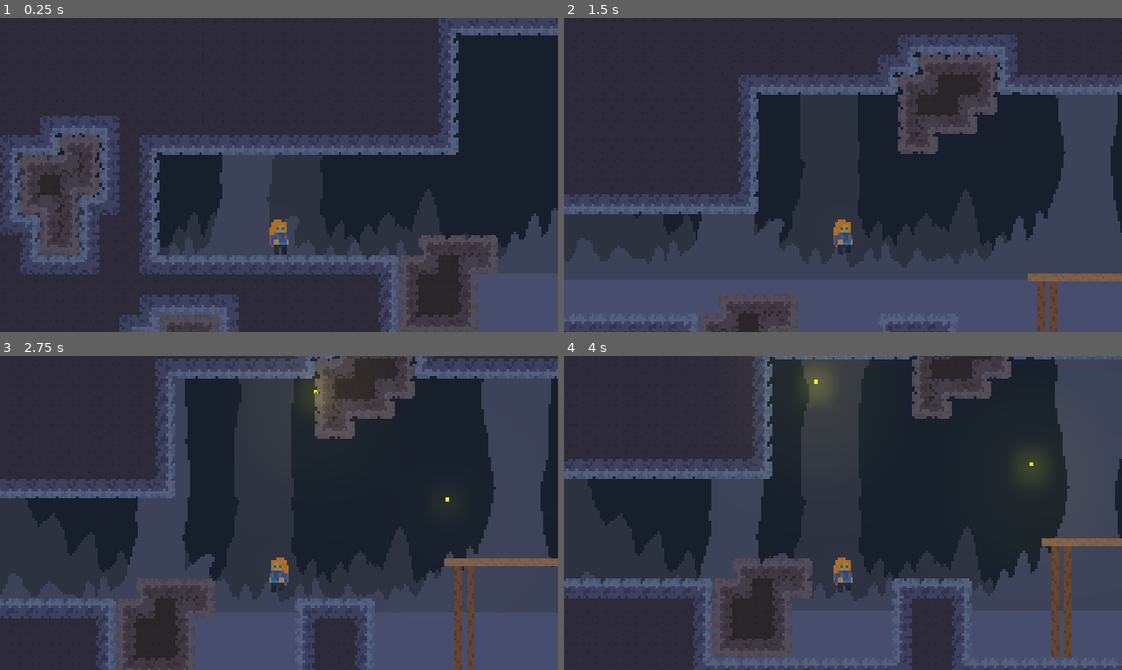
Above: before the commit, frames 1-4 (two rows, left to right).
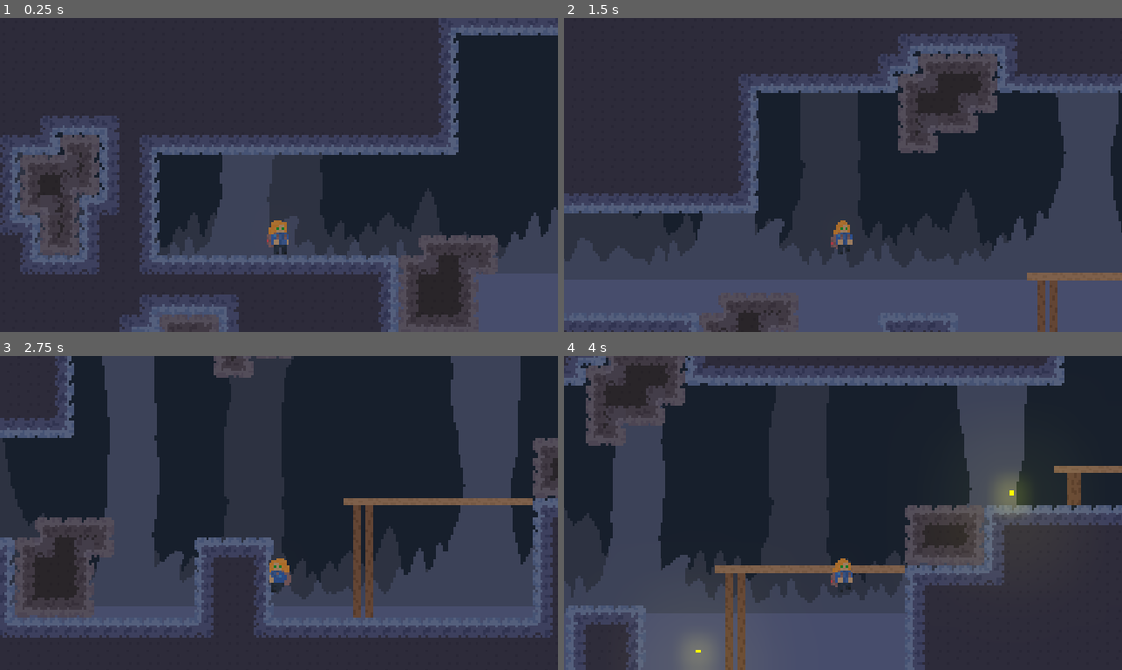
Above: after the commit, the same moments.

Repository: SleepingPhoenix1/Experimenting-with-movement
Game: Godot game, scene res://scenes/test_level.tscn
Same seed, same stepped clock (60 frames per second), same inputs: the game is played once before the commit and once after it. The engine's default icon, where the game draws it, is replaced by a stand-in: a white triangle on a blue panel in a dark square.
Inputs:
- Up to frame 1 (0.25 s): no input
- Up to frame 2 (1.5 s): tap Enter at 0.5 s; hold Ctrl (climb) 0.53-1.28 s; hold Right (ui_right) from 0.53 s (still down); tap Space (ui_jump) at 0.77, 0.8, 1.07, 1.35 s
- Up to frame 3 (2.75 s): tap Space (ui_jump) at 1.52, 1.82, 2.3 s; tap Ctrl (climb) at 1.55 s; release Right (ui_right) at 2.03 s; hold Left (ui_left) from 2.03 s (still down); hold Ctrl (climb) from 2.03 s (still down)
- Up to frame 4 (4 s): release Left (ui_left) at 2.78 s; release Ctrl (climb) at 2.78 s; hold Right (ui_right) from 2.78 s (still down); tap Ctrl (climb) at 2.85 s; tap Space (ui_jump) at 3.02, 3.32, 3.6, 3.77 s

The runs differ from the first frame. In frame 1, 0.8% of the frame differs, in the area x 0-100%, y 2-100%; in frame 2, 2.0%; in frame 3, 42%; in frame 4, 53%, in the area x 0-100%, y 0-100%.

Commit message:
animations

Diff:
--- a/player_shader.tres
+++ b/player_shader.tres
@@ -75,7 +75,6 @@
 
 }
 "
-graph_offset = Vector2( -177, 77.375 )
 mode = 1
 flags/light_only = false
 nodes/fragment/0/position = Vector2( 940, 220 )
@@ -86,10 +85,10 @@
 nodes/fragment/8/node = SubResource( 8 )
 nodes/fragment/8/position = Vector2( 720, 400 )
 nodes/fragment/9/node = SubResource( 10 )
-nodes/fragment/9/position = Vector2( 228, 218.375 )
+nodes/fragment/9/position = Vector2( 520, 260 )
 nodes/fragment/10/node = SubResource( 11 )
-nodes/fragment/10/position = Vector2( 480, 200 )
-nodes/fragment/connections = PoolIntArray( 7, 0, 6, 0, 6, 1, 0, 1, 6, 0, 8, 0, 8, 0, 0, 0, 6, 0, 8, 4, 6, 0, 8, 5, 9, 0, 8, 1, 10, 0, 8, 3 )
+nodes/fragment/10/position = Vector2( 500, 600 )
+nodes/fragment/connections = PoolIntArray( 6, 1, 0, 1, 6, 0, 8, 0, 8, 0, 0, 0, 6, 0, 8, 4, 6, 0, 8, 5, 9, 0, 8, 1, 10, 0, 8, 3, 7, 0, 6, 0 )
 
 [resource]
 shader = SubResource( 9 )
--- a/project.godot
+++ b/project.godot
@@ -138,4 +138,5 @@
 
 [rendering]
 
+2d/snapping/use_gpu_pixel_snap=true
 environment/default_environment="res://default_env.tres"
--- a/scenes/player.tscn
+++ b/scenes/player.tscn
@@ -1,11 +1,11 @@
-[gd_scene load_steps=11 format=2]
+[gd_scene load_steps=15 format=2]
 
 [ext_resource path="res://icon.png" type="Texture" id=1]
 [ext_resource path="res://scripts/player.gd" type="Script" id=2]
 [ext_resource path="res://sprites/character_Sprite-Sheet.png" type="Texture" id=3]
 
 [sub_resource type="RectangleShape2D" id=1]
-extents = Vector2( 3.9, 7 )
+extents = Vector2( 2.5, 7 )
 
 [sub_resource type="Animation" id=2]
 length = 0.001
@@ -22,38 +22,21 @@
 "values": [ 0 ]
 }
 
-[sub_resource type="Animation" id=5]
+[sub_resource type="Animation" id=8]
 resource_name = "fall"
-length = 0.1
-loop = true
-tracks/0/type = "value"
-tracks/0/path = NodePath("CharacterSprite-Sheet:frame")
-tracks/0/interp = 1
-tracks/0/loop_wrap = true
-tracks/0/imported = false
-tracks/0/enabled = true
-tracks/0/keys = {
-"times": PoolRealArray( 0 ),
-"transitions": PoolRealArray( 1 ),
-"update": 1,
-"values": [ 14 ]
-}
-
-[sub_resource type="Animation" id=6]
-resource_name = "fall_start"
-length = 0.3
-loop = true
-tracks/0/type = "value"
-tracks/0/path = NodePath("CharacterSprite-Sheet:frame")
-tracks/0/interp = 1
-tracks/0/loop_wrap = true
-tracks/0/imported = false
-tracks/0/enabled = true
-tracks/0/keys = {
-"times": PoolRealArray( 0 ),
-"transitions": PoolRealArray( 1 ),
-"update": 1,
-"values": [ 13 ]
+length = 10000.0
+step = 0.01
+tracks/0/type = "value"
+tracks/0/path = NodePath("CharacterSprite-Sheet:frame")
+tracks/0/interp = 1
+tracks/0/loop_wrap = true
+tracks/0/imported = false
+tracks/0/enabled = true
+tracks/0/keys = {
+"times": PoolRealArray( 0, 0.09, 0.17 ),
+"transitions": PoolRealArray( 1, 1, 1 ),
+"update": 1,
+"values": [ 13, 14, 15 ]
 }
 
 [sub_resource type="Animation" id=3]
@@ -90,22 +73,150 @@
 "values": [ 12 ]
 }
 
+[sub_resource type="Animation" id=13]
+resource_name = "on_wall"
+length = 0.1
+loop = true
+tracks/0/type = "value"
+tracks/0/path = NodePath("CharacterSprite-Sheet:frame")
+tracks/0/interp = 1
+tracks/0/loop_wrap = true
+tracks/0/imported = false
+tracks/0/enabled = true
+tracks/0/keys = {
+"times": PoolRealArray( 0 ),
+"transitions": PoolRealArray( 1 ),
+"update": 1,
+"values": [ 24 ]
+}
+
 [sub_resource type="Animation" id=4]
 resource_name = "walk"
-length = 0.8
-loop = true
-step = 0.05
-tracks/0/type = "value"
-tracks/0/path = NodePath("CharacterSprite-Sheet:frame")
-tracks/0/interp = 1
-tracks/0/loop_wrap = true
-tracks/0/imported = false
-tracks/0/enabled = true
-tracks/0/keys = {
-"times": PoolRealArray( 0, 0.1, 0.2, 0.3, 0.4, 0.5, 0.6, 0.7 ),
+length = 0.48
+loop = true
+step = 0.01
+tracks/0/type = "value"
+tracks/0/path = NodePath("CharacterSprite-Sheet:frame")
+tracks/0/interp = 1
+tracks/0/loop_wrap = true
+tracks/0/imported = false
+tracks/0/enabled = true
+tracks/0/keys = {
+"times": PoolRealArray( 0, 0.06, 0.12, 0.18, 0.24, 0.3, 0.36, 0.42 ),
 "transitions": PoolRealArray( 1, 1, 1, 1, 1, 1, 1, 1 ),
 "update": 1,
 "values": [ 4, 5, 6, 7, 8, 9, 10, 11 ]
+}
+
+[sub_resource type="Animation" id=9]
+length = 0.001
+tracks/0/type = "value"
+tracks/0/path = NodePath("CharacterSprite-Sheet:scale")
+tracks/0/interp = 1
+tracks/0/loop_wrap = true
+tracks/0/imported = false
+tracks/0/enabled = true
+tracks/0/keys = {
+"times": PoolRealArray( 0 ),
+"transitions": PoolRealArray( 1 ),
+"update": 0,
+"values": [ Vector2( 1, 1 ) ]
+}
+tracks/1/type = "value"
+tracks/1/path = NodePath("CharacterSprite-Sheet:position")
+tracks/1/interp = 1
+tracks/1/loop_wrap = true
+tracks/1/imported = false
+tracks/1/enabled = true
+tracks/1/keys = {
+"times": PoolRealArray( 0 ),
+"transitions": PoolRealArray( 1 ),
+"update": 0,
+"values": [ Vector2( 0, -8 ) ]
+}
+
+[sub_resource type="Animation" id=10]
+resource_name = "fall"
+tracks/0/type = "value"
+tracks/0/path = NodePath("CharacterSprite-Sheet:position")
+tracks/0/interp = 1
+tracks/0/loop_wrap = true
+tracks/0/imported = false
+tracks/0/enabled = true
+tracks/0/keys = {
+"times": PoolRealArray( 0, 1 ),
+"transitions": PoolRealArray( 1, 1 ),
+"update": 0,
+"values": [ Vector2( 0, -8 ), Vector2( 0, -8 ) ]
+}
+tracks/1/type = "value"
+tracks/1/path = NodePath("CharacterSprite-Sheet:scale")
+tracks/1/interp = 1
+tracks/1/loop_wrap = true
+tracks/1/imported = false
+tracks/1/enabled = true
+tracks/1/keys = {
+"times": PoolRealArray( 0, 1 ),
+"transitions": PoolRealArray( 1, 1 ),
+"update": 0,
+"values": [ Vector2( 1, 1 ), Vector2( 0.7, 1 ) ]
+}
+
+[sub_resource type="Animation" id=11]
+resource_name = "jump"
+length = 10.0
+loop = true
+step = 0.01
+tracks/0/type = "value"
+tracks/0/path = NodePath("CharacterSprite-Sheet:scale")
+tracks/0/interp = 1
+tracks/0/loop_wrap = true
+tracks/0/imported = false
+tracks/0/enabled = true
+tracks/0/keys = {
+"times": PoolRealArray( 0, 0.2 ),
+"transitions": PoolRealArray( 1, 1 ),
+"update": 0,
+"values": [ Vector2( 1, 1 ), Vector2( 0.9, 1 ) ]
+}
+tracks/1/type = "value"
+tracks/1/path = NodePath("CharacterSprite-Sheet:position")
+tracks/1/interp = 1
+tracks/1/loop_wrap = true
+tracks/1/imported = false
+tracks/1/enabled = true
+tracks/1/keys = {
+"times": PoolRealArray( 0, 0.2 ),
+"transitions": PoolRealArray( 1, 1 ),
+"update": 0,
+"values": [ Vector2( 0, -8 ), Vector2( 0, -8 ) ]
+}
+
+[sub_resource type="Animation" id=12]
+resource_name = "land"
+tracks/0/type = "value"
+tracks/0/path = NodePath("CharacterSprite-Sheet:scale")
+tracks/0/interp = 1
+tracks/0/loop_wrap = true
+tracks/0/imported = false
+tracks/0/enabled = true
+tracks/0/keys = {
+"times": PoolRealArray( 0, 0.1 ),
+"transitions": PoolRealArray( 1, 1 ),
+"update": 0,
+"values": [ Vector2( 1, 0.8 ), Vector2( 1, 1 ) ]
+}
+tracks/1/type = "value"
+tracks/1/path = NodePath("CharacterSprite-Sheet:position")
+tracks/1/interp = 1
+tracks/1/loop_wrap = true
+tracks/1/imported = false
+tracks/1/enabled = true
+tracks/1/keys = {
+"times": PoolRealArray( 0, 0.1 ),
+"transitions": PoolRealArray( 1, 1 ),
+"update": 0,
+"values": [ Vector2( 0, -6.5 ), Vector2( 0, -8 ) ]
 }
 
 [node name="KinematicBody2D" type="KinematicBody2D"]
@@ -129,25 +240,25 @@
 texture = ExtResource( 1 )
 
 [node name="CollisionShape2D" type="CollisionShape2D" parent="."]
-position = Vector2( 0, -7 )
+position = Vector2( 0.5, -7 )
 shape = SubResource( 1 )
 
 [node name="CharacterSprite-Sheet" type="Sprite" parent="."]
 position = Vector2( 0, -8 )
 texture = ExtResource( 3 )
 hframes = 8
-vframes = 2
+vframes = 4
 
 [node name="WallRaycastsRight" type="Node2D" parent="."]
 
 [node name="RayCast2D" type="RayCast2D" parent="WallRaycastsRight"]
-position = Vector2( 3.9, -14 )
+position = Vector2( 3, -13 )
 enabled = true
 cast_to = Vector2( 2, 0 )
 collision_mask = 256
 
 [node name="RayCast2D2" type="RayCast2D" parent="WallRaycastsRight"]
-position = Vector2( 3.9, -1 )
+position = Vector2( 3, -1.001 )
 enabled = true
 cast_to = Vector2( 2, 0 )
 collision_mask = 256
@@ -155,13 +266,13 @@
 [node name="WallRaycastsLeft" type="Node2D" parent="."]
 
 [node name="RayCast2D" type="RayCast2D" parent="WallRaycastsLeft"]
-position = Vector2( -3.9, -14 )
+position = Vector2( -2, -13 )
 enabled = true
 cast_to = Vector2( -2, 0 )
 collision_mask = 256
 
 [node name="RayCast2D2" type="RayCast2D" parent="WallRaycastsLeft"]
-position = Vector2( -3.9, -1 )
+position = Vector2( -2, -1.001 )
 enabled = true
 cast_to = Vector2( -2, 0 )
 collision_mask = 256
@@ -171,7 +282,7 @@
 one_shot = true
 
 [node name="wall_jump_timer" type="Timer" parent="."]
-wait_time = 0.1
+wait_time = 0.135
 one_shot = true
 
 [node name="jumpBuffer" type="RayCast2D" parent="."]
@@ -185,10 +296,16 @@
 
 [node name="AnimationPlayer" type="AnimationPlayer" parent="."]
 anims/RESET = SubResource( 2 )
-anims/fall = SubResource( 5 )
-anims/fall_start = SubResource( 6 )
+anims/fall = SubResource( 8 )
 anims/idle = SubResource( 3 )
 anims/jump = SubResource( 7 )
+anims/on_wall = SubResource( 13 )
 anims/walk = SubResource( 4 )
 
+[node name="Scale manager" type="AnimationPlayer" parent="."]
+anims/RESET = SubResource( 9 )
+anims/fall = SubResource( 10 )
+anims/jump = SubResource( 11 )
+anims/land = SubResource( 12 )
+
 [connection signal="timeout" from="wall_jump_timer" to="." method="_on_wall_jump_timer_timeout"]
--- a/scenes/test_level.tscn
+++ b/scenes/test_level.tscn
@@ -13,6 +13,46 @@
 glow_hdr_threshold = 0.25
 glow_high_quality = true
 
+[sub_resource type="Gradient" id=34]
+offsets = PoolRealArray( 0, 0.136646, 0.875776, 1 )
+colors = PoolColorArray( 0, 0, 0, 0, 1, 1, 1, 1, 1, 1, 1, 1, 1, 1, 1, 0 )
+
+[sub_resource type="GradientTexture" id=35]
+gradient = SubResource( 34 )
+
+[sub_resource type="ParticlesMaterial" id=33]
+emission_shape = 1
+emission_sphere_radius = 80.2
+flag_disable_z = true
+gravity = Vector3( 5, 1, 0 )
+initial_velocity = 10.0
+initial_velocity_random = 1.0
+orbit_velocity = 0.0
+orbit_velocity_random = 0.0
+scale = 1.5
+color_ramp = SubResource( 35 )
+
+[sub_resource type="ParticlesMaterial" id=85]
+emission_shape = 1
+emission_sphere_radius = 80.2
+flag_disable_z = true
+gravity = Vector3( -5, 1, 0 )
+initial_velocity = 10.0
+initial_velocity_random = 1.0
+orbit_velocity = 0.0
+orbit_velocity_random = 0.0
+scale = 1.5
+color_ramp = SubResource( 35 )
+
+[sub_resource type="ViewportTexture" id=86]
+viewport_path = NodePath("Particles/Viewport")
+
+[sub_resource type="ViewportTexture" id=87]
+viewport_path = NodePath("Particles/Viewport")
+
+[sub_resource type="ViewportTexture" id=88]
+viewport_path = NodePath("Particles/Viewport")
+
 [sub_resource type="OccluderPolygon2D" id=36]
 polygon = PoolVector2Array( 0, 0, 8, 0, 8, 8, 0, 8 )
 
@@ -236,7 +276,7 @@
 polygon = PoolVector2Array( 4, 0, 8, 0, 8, 4, 4, 4 )
 
 [sub_resource type="ConvexPolygonShape2D" id=31]
-points = PoolVector2Array( 0, 0, 4, 0, 4, 4, 0, 4 )
+points = PoolVector2Array( 4, 0, 8, 0, 8, 4, 4, 4 )
 
 [sub_resource type="TileSet" id=3]
 0/name = "tileset.png 0"
@@ -574,25 +614,6 @@
 } ]
 9/z_index = 0
 
-[sub_resource type="Gradient" id=34]
-offsets = PoolRealArray( 0, 0.136646, 0.875776, 1 )
-colors = PoolColorArray( 0, 0, 0, 0, 1, 1, 1, 1, 1, 1, 1, 1, 1, 1, 1, 0 )
-
-[sub_resource type="GradientTexture" id=35]
-gradient = SubResource( 34 )
-
-[sub_resource type="ParticlesMaterial" id=33]
-emission_shape = 1
-emission_sphere_radius = 111.57
-flag_disable_z = true
-gravity = Vector3( -10, 1, 0 )
-initial_velocity = 10.0
-initial_velocity_random = 1.0
-orbit_velocity = 0.0
-orbit_velocity_random = 0.0
-scale = 1.5
-color_ramp = SubResource( 35 )
-
 [node name="test_level" type="Node2D"]
 
 [node name="WorldEnvironment" type="WorldEnvironment" parent="."]
@@ -645,14 +666,56 @@
 region_enabled = true
 region_rect = Rect2( 0, 0, 640, 180 )
 
-[node name="KinematicBody2D" parent="." instance=ExtResource( 2 )]
-position = Vector2( -144, 136 )
-slower_fall_mult = 2
-
-[node name="Camera2D" type="Camera2D" parent="KinematicBody2D"]
-position = Vector2( 1.90735e-06, -32 )
-current = true
-zoom = Vector2( 0.7, 0.7 )
+[node name="Particles" type="Node2D" parent="."]
+
+[node name="Viewport" type="Viewport" parent="Particles"]
+size = Vector2( 320, 180 )
+own_world = true
+transparent_bg = true
+render_target_v_flip = true
+
+[node name="Particles2D" type="Particles2D" parent="Particles/Viewport"]
+modulate = Color( 41.04, 34.88, 0, 1 )
+self_modulate = Color( 0.117647, 0.117647, 0.117647, 1 )
+position = Vector2( 150, 80 )
+z_index = -1
+amount = 3
+lifetime = 5.0
+explosiveness = 0.23
+randomness = 1.0
+process_material = SubResource( 33 )
+
+[node name="Particles2D2" type="Particles2D" parent="Particles/Viewport"]
+modulate = Color( 41.04, 34.88, 0, 1 )
+self_modulate = Color( 0.117647, 0.117647, 0.117647, 1 )
+position = Vector2( 150, 80 )
+z_index = -1
+amount = 3
+lifetime = 5.0
+explosiveness = 0.23
+randomness = 1.0
+process_material = SubResource( 85 )
+
+[node name="TextureRect" type="TextureRect" parent="Particles"]
+margin_left = -168.0
+margin_top = 8.0
+margin_right = 152.0
+margin_bottom = 188.0
+texture = SubResource( 86 )
+
+[node name="TextureRect2" type="TextureRect" parent="Particles"]
+margin_left = 16.0
+margin_top = -40.0
+margin_right = 336.0
+margin_bottom = 140.0
+texture = SubResource( 87 )
+
+[node name="TextureRect3" type="TextureRect" parent="Particles"]
+margin_left = -160.0
+margin_top = -176.0
+margin_right = 160.0
+margin_bottom = 4.0
+texture = SubResource( 88 )
 
 [node name="TileMap" type="TileMap" parent="."]
 tile_set = SubResource( 3 )
@@ -669,52 +732,11 @@
 "_edit_lock_": true
 }
 
-[node name="Particles2D" type="Particles2D" parent="."]
-modulate = Color( 41.04, 34.88, 0, 1 )
-self_modulate = Color( 0.117647, 0.117647, 0.117647, 1 )
-position = Vector2( 104, 80 )
-z_index = -1
-amount = 5
-lifetime = 5.0
-explosiveness = 0.23
-process_material = SubResource( 33 )
-
-[node name="Particles2D2" type="Particles2D" parent="."]
-modulate = Color( 41.04, 34.88, 0, 1 )
-self_modulate = Color( 0.117647, 0.117647, 0.117647, 1 )
-position = Vector2( -64, 112 )
-z_index = -1
-amount = 5
-lifetime = 5.0
-explosiveness = 0.23
-process_material = SubResource( 33 )
-
-[node name="Particles2D3" type="Particles2D" parent="."]
-modulate = Color( 41.04, 34.88, 0, 1 )
-self_modulate = Color( 0.117647, 0.117647, 0.117647, 1 )
-position = Vector2( -160, -96 )
-z_index = -1
-amount = 5
-lifetime = 5.0
-explosiveness = 0.23
-process_material = SubResource( 33 )
-
-[node name="Particles2D4" type="Particles2D" parent="."]
-modulate = Color( 41.04, 34.88, 0, 1 )
-self_modulate = Color( 0.117647, 0.117647, 0.117647, 1 )
-position = Vector2( 64, -104 )
-z_index = -1
-amount = 5
-lifetime = 5.0
-explosiveness = 0.23
-process_material = SubResource( 33 )
-
-[node name="Particles2D5" type="Particles2D" parent="."]
-modulate = Color( 41.04, 34.88, 0, 1 )
-self_modulate = Color( 0.117647, 0.117647, 0.117647, 1 )
-position = Vector2( 232, -48 )
-z_index = -1
-amount = 5
-lifetime = 5.0
-explosiveness = 0.23
-process_material = SubResource( 33 )
+[node name="KinematicBody2D" parent="." instance=ExtResource( 2 )]
+position = Vector2( -144, 136 )
+slower_fall_mult = 2
+
+[node name="Camera2D" type="Camera2D" parent="KinematicBody2D"]
+position = Vector2( 1.90735e-06, -32 )
+current = true
+zoom = Vector2( 0.7, 0.7 )
--- a/scripts/player.gd
+++ b/scripts/player.gd
@@ -66,7 +66,7 @@
 		has_jumped = false
 		has_wall_jumped = false
 		tick = false
-
+		$"Scale manager".play("land")
 
 	###### GRAVITY ######
 	if !is_on_floor():
@@ -89,7 +89,7 @@
 	movement()
 	_update_wall_directions()
 	animations()
-	#print(wall_direction)
+	#print(can_move)
 
 	###### JUMP BUFFERING ######
 	if $jumpBuffer.is_colliding() and Input.is_action_just_pressed("ui_jump") and velocity.y > 0:
@@ -217,6 +217,8 @@
 		var wall_jump_velocity = Wall_jump_Velocity
 		if !is_moving and stamina > 0 and is_wall_climbing:
 			wall_jump(true)
+			can_move = true
+			print("D")
 		else:
 			wall_jump(false)
 			can_move = false
@@ -282,7 +284,9 @@
 		$AnimationPlayer.play("walk")
 	elif Input.is_action_pressed("ui_right") and is_on_floor():
 		$AnimationPlayer.play("walk")
-	else: $AnimationPlayer.play("idle")
+	elif is_on_floor() and velocity.x == 0:
+		$AnimationPlayer.play("idle")
+
 
 	#sprite rotation
 	if Input.is_action_pressed("ui_left"):
@@ -292,13 +296,21 @@
 		if !is_wall_climbing:
 			$"CharacterSprite-Sheet".flip_h = false
 	#jumping
-	if has_jumped:
+	if has_jumped or has_wall_jumped and velocity.y < 0:
 		$AnimationPlayer.play("jump")
+		#$"Scale manager".play("jump")
 
 	#start falling
-	if velocity.y > 1 and stamina == max_stamina:
-		$AnimationPlayer.play("fall_start")
+	if velocity.y > 1 and (stamina == max_stamina or has_wall_jumped or has_jumped) and !is_wall_climbing and !is_wall_sliding:
+		$AnimationPlayer.play("fall")
+		$"Scale manager".play("fall")
 
 	#wall sliding
 	if is_wall_sliding:
-		pass
+		$AnimationPlayer.play("on_wall")
+		$"Scale manager".play("RESET")
+
+	if is_wall_climbing:
+		$AnimationPlayer.play("on_wall")
+		$"Scale manager".play("RESET")
+		if -wall_direction == -1: $"CharacterSprite-Sheet".flip_h = false; else: $"CharacterSprite-Sheet".flip_h = true
Not shown: 1 places in scenes/test_level.tscn that only renumber resources
Binary file changed: sprites/character_Sprite-Sheet.png
